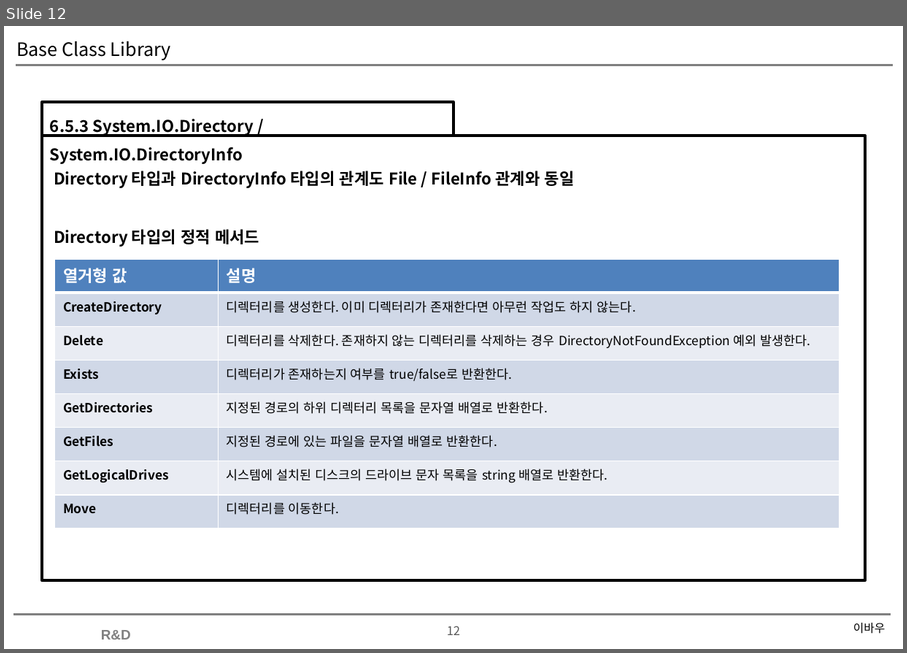
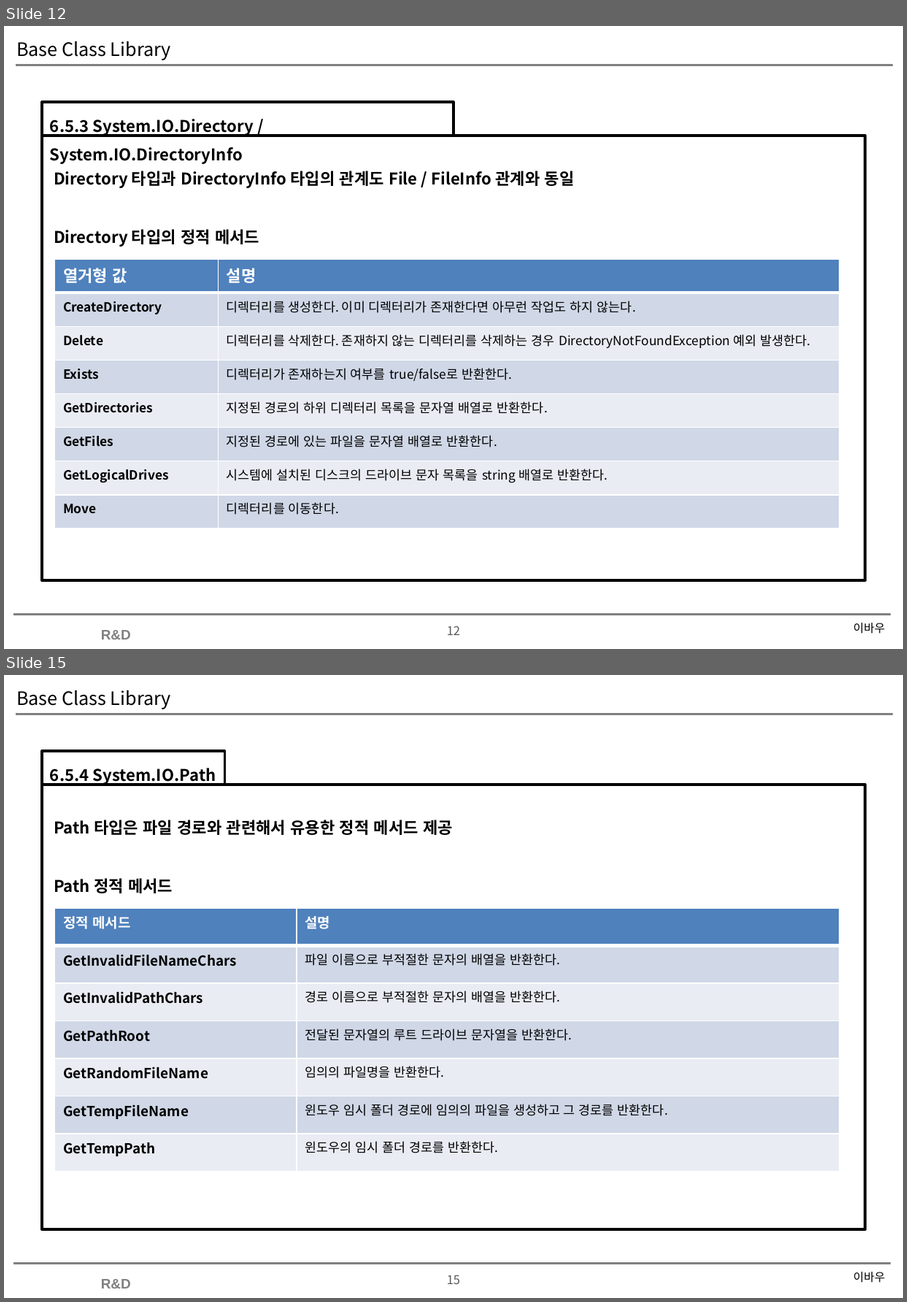
Before and after one commit to soultomind/CSharpStudy, a slide deck: CSharpStudy.Day20200704/Base Class Library.pptx. Shown one above the other, each under a label of ours: slide 12 before the commit, slides 12 and 15 after it; the slides between them are not shown. The pictures are 907x653 and 907x1302 pixels, drawn with LibreOffice and Linux fonts; fonts in the diff are those of the drawing; background and template pictures are left out. Boxes give left, top, right and bottom in pixels: in the first picture for what was removed or moved away, otherwise in the second. Text is boxed around its words. In the diff, an @@ line names an element or a change of style, - is before the commit and + after.

```diff
--- a/CSharpStudy.Day20200704/Base Class Library.pptx
+++ b/CSharpStudy.Day20200704/Base Class Library.pptx
@@ slide 15 added at [4, 675, 903, 1298], background #FFFFFF; not listed: 4 template elements that a slide beside it also shows @@
@@ title added at [16, 690, 171, 709], 16 pt, text #000000 @@
+Base Class Library
@@ rectangle added at [42, 752, 225, 785], outline #000000 2.25 pt, 14 pt, text #000000, bold @@
+6.5.4 System.IO.Path
@@ rectangle added at [42, 785, 866, 1230], outline #000000 2.25 pt, 14 pt, text #000000, bold @@
+Path 타입은 파일 경로와 관련해서 유용한 정적 메서드 제공
+Path 정적 메서드
@@ table added at [54, 909, 839, 1171], 7 rows, 2 columns @@
+정적 메서드 | 설명
+GetInvalidFileNameChars | 파일 이름으로 부적절한 문자의 배열을 반환한다.
+GetInvalidPathChars | 경로 이름으로 부적절한 문자의 배열을 반환한다.
+GetPathRoot | 전달된 문자열의 루트 드라이브 문자열을 반환한다.
+GetRandomFileName | 임의의 파일명을 반환한다.
+GetTempFileName | 윈도우 임시 폴더 경로에 임의의 파일을 생성하고 그 경로를 반환한다.
+GetTempPath | 윈도우의 임시 폴더 경로를 반환한다.
@@ text added at [854, 1271, 885, 1282], 10 pt, text #000000 @@
+이바우
```
Also in this commit, not shown: 1 slide changed, 1 other slide added, 2 other files.
